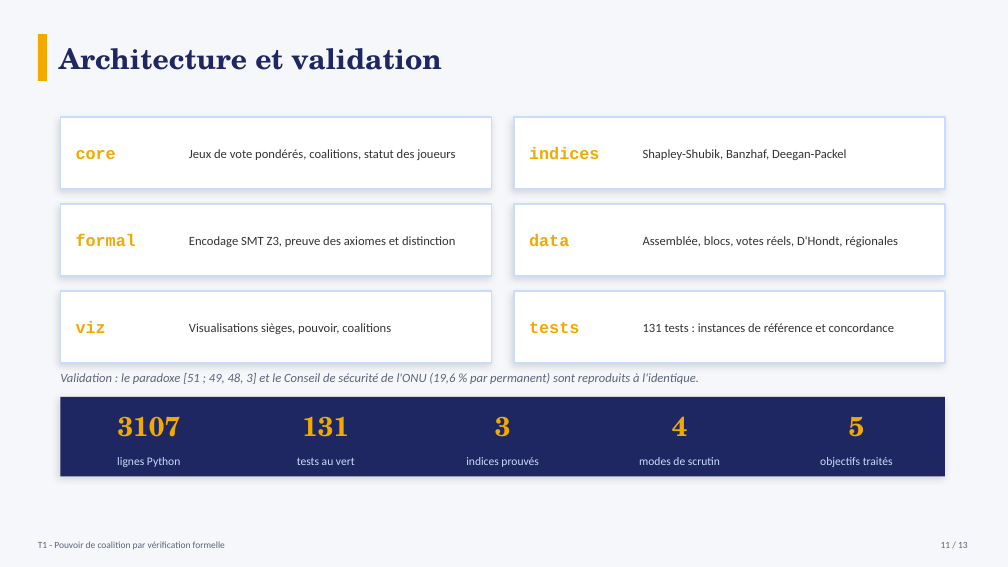
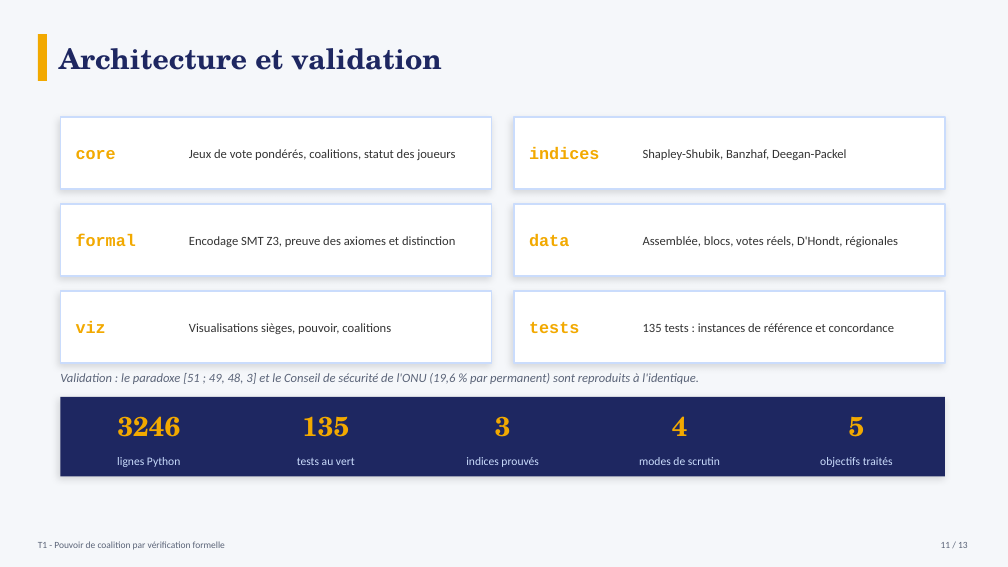
Before and after one commit to kaelag/pouvoir-de-coalition, a slide deck: slide 11 of presentation.pptx. Drawn at 1008x567 pixels with LibreOffice and Linux fonts; fonts in the diff are those of the drawing. Boxes give left, top, right and bottom in pixels: in the first picture for what was removed or moved away, otherwise in the second. Text is boxed around its words. In the diff, an @@ line names an element or a change of style, - is before the commit and + after.

Commit message:
docs(t1): statistiques du deck alignees sur le code (3246 lignes, 135 tests)

```diff
--- a/presentation.pptx
+++ b/presentation.pptx
@@ text at (643, 323, 894, 332): text changed @@
-131 tests : instances de référence et concordance
+135 tests : instances de référence et concordance
@@ text at (118, 416, 181, 437): text changed @@
-3107
+3246
@@ text at (302, 416, 349, 437): text changed @@
-131
+135
```
Also in this commit, not shown: 1 other file.
